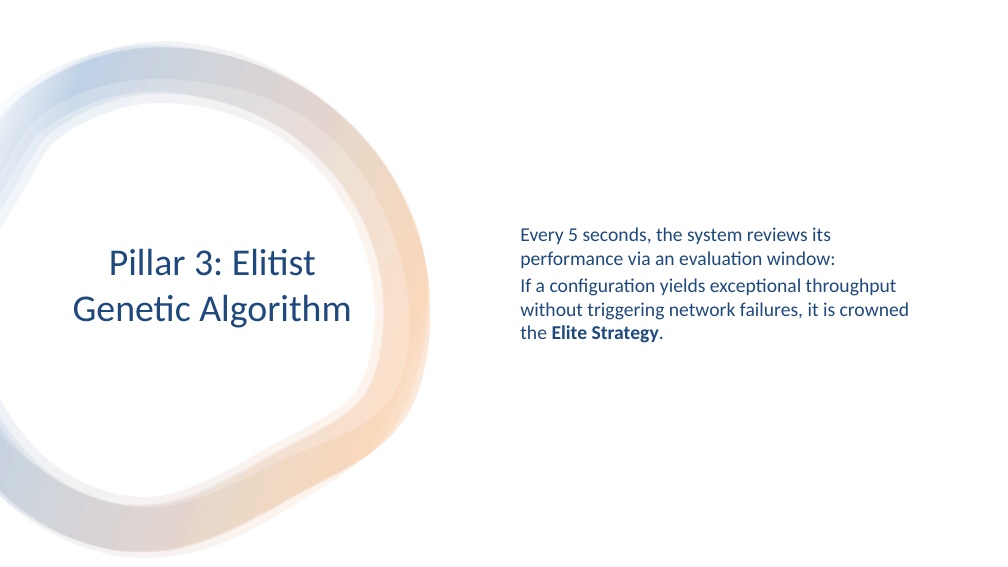
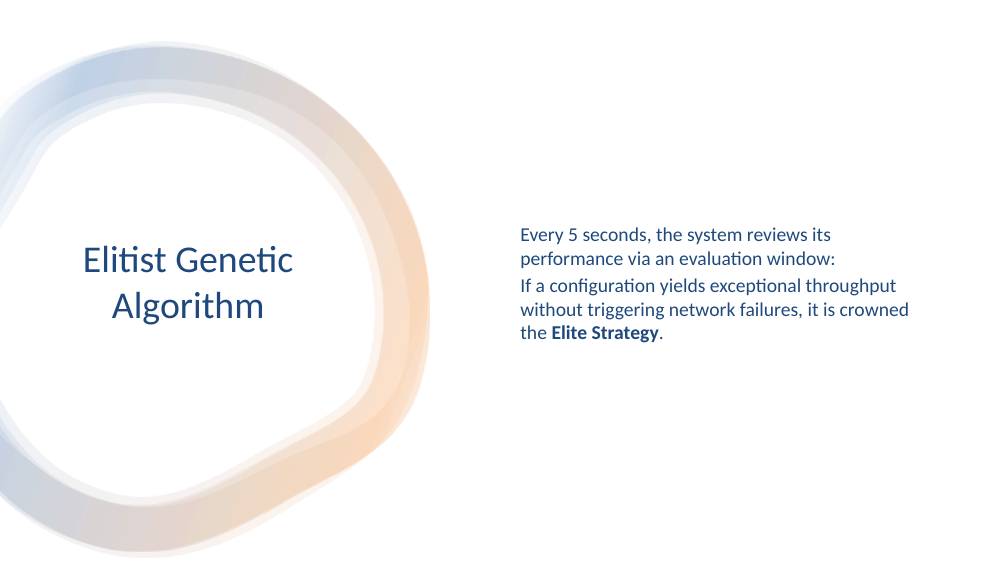
Before and after one commit to caseylmanus/workerpool, a slide deck: slide 13 of presentation.pptx. Drawn at 1008x567 pixels with LibreOffice and Linux fonts; fonts in the diff are those of the drawing. Boxes give left, top, right and bottom in pixels: in the first picture for what was removed or moved away, otherwise in the second. Text is boxed around its words. In the diff, an @@ line names an element or a change of style, - is before the commit and + after.

```diff
--- a/presentation.pptx
+++ b/presentation.pptx
@@ title at <box>83,245,293,325</box>: text changed @@
-Pillar 3: Elitist Genetic Algorithm
+Elitist Genetic Algorithm
```
Also in this commit, not shown: 4 other slides changed, 1 slide added, 1 slide removed.
